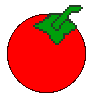
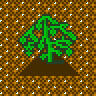
Two versions of the same layered image (96 x 96). Layer-by-layer changes:
hid "big fruit" over [7,5,86,93]
added layer "wilt2" above "plant2" over [18,14,78,64]
renamed "mound" to "plant0", showed it over [20,52,78,76]
showed "Background" over [0,0,96,96]
